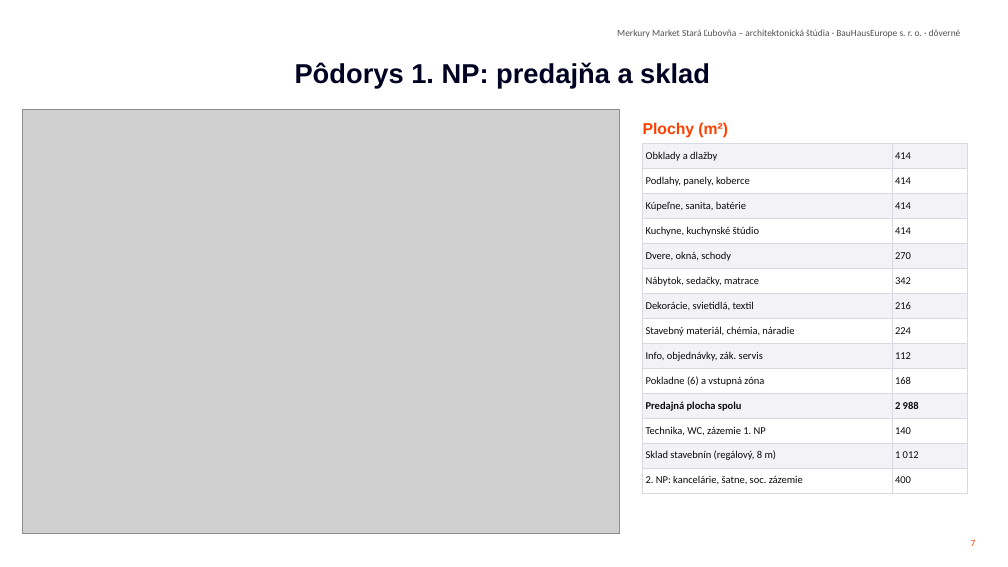
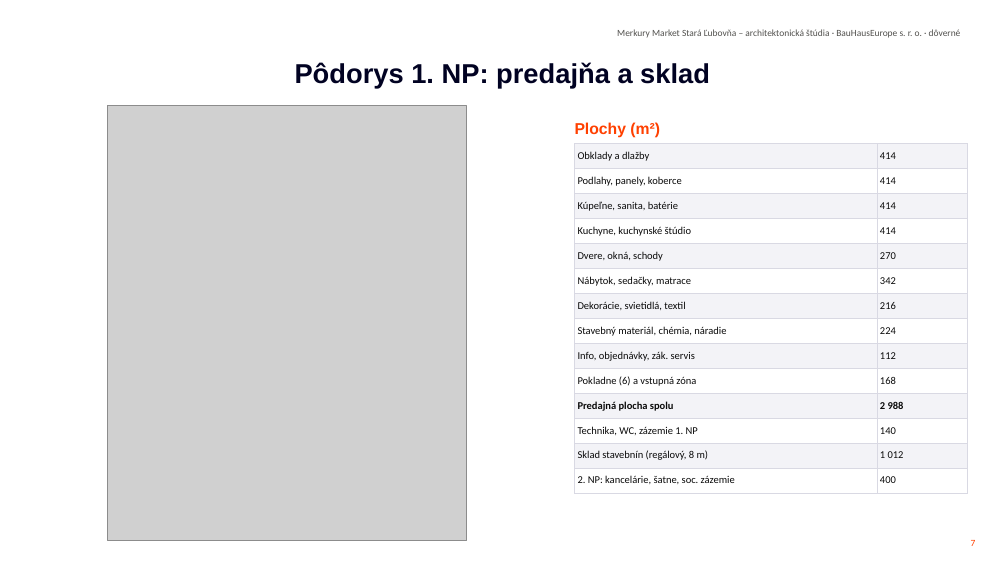
Before and after one commit to Lubo585/Lubo585, a slide deck: slide 7 of business-plan/studia-merkury-market/Studia_predajne_Merkury_Market_Stara_Lubovna_SK.pptx. Drawn at 1008x567 pixels with LibreOffice and Linux fonts; fonts in the diff are those of the drawing; grey boxes stand for pictures; background and template pictures are left out. Boxes give left, top, right and bottom in pixels: in the first picture for what was removed or moved away, otherwise in the second. Text is boxed around its words. In the diff, an @@ line names an element or a change of style, - is before the commit and + after.

```diff
--- a/business-plan/studia-merkury-market/Studia_predajne_Merkury_Market_Stara_Lubovna_SK.pptx
+++ b/business-plan/studia-merkury-market/Studia_predajne_Merkury_Market_Stara_Lubovna_SK.pptx
@@ picture: place and size @@
-picture at <box>23,110,620,533</box>
+picture at <box>108,106,467,541</box>
@@ text "Plochy (m²)": place and size @@
-text "Plochy (m²)" at <box>643,122,728,138</box>
+text "Plochy (m²)" at <box>575,122,660,138</box>
@@ table: place and size @@
-table at <box>643,144,968,488</box>
+table at <box>575,144,968,488</box>
```
Also in this commit, not shown: 6 other slides changed, 3 other files.
